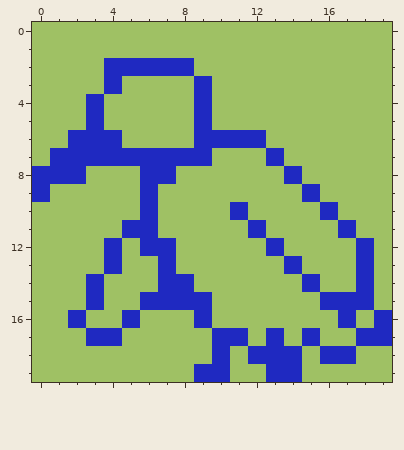
Pixel-art sprite -- ultralight/assets/images/birdStill3.png. The picture above is the old version.
The file is 20x20 pixels.
And afterwards:
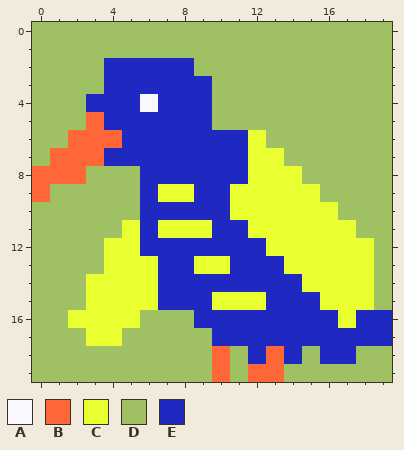
Palette (. is transparent): A #faf7ff  B #ff6638  C #eaff30  D #9fc164  E #1f29c1
Difference:
y 3: x 5..8 DDDD -> EEEE
y 4: x 4..8 DDDDD -> EEAEE
y 5: x 3..8 EDDDDD -> BEEEEE
y 6: x 2..8 EEEDDDD -> BBBEEEE; x 12 E -> C
y 7: x 1..3 EEE -> BBB; x 10..13 DDDE -> EECC
y 8: x 0..2 EEE -> BBB; x 8..14 DDDDDDE -> EEEECCC
y 9: x 0 E -> B; x 7..15 DDDDDDDDE -> CCEECCCCC
y 10: x 7..16 DDDDEDDDDE -> EEEECCCCCC
y 11: x 5 E -> C; x 7..17 DDDDDEDDDDE -> CCCEECCCCCC
y 12: x 4..5 ED -> CC; x 8..18 DDDDDEDDDDE -> EEEEECCCCCC
y 13: x 4..6 EDD -> CCC; x 8..18 DDDDDDEDDDE -> ECCEEECCCCC
y 14: x 3..6 EDDD -> CCCC; x 9..18 DDDDDDEDDE -> EEEEEECCCC
y 15: x 3..6 EDDE -> CCCC; x 10..18 DDDDDDEEE -> CCCEEECCC
y 16: x 2..5 EDDE -> CCCC; x 10..18 DDDDDDDED -> EEEEEEECE
y 17: x 3..4 EE -> CC; x 12 D -> E; x 14 D -> E; x 16..17 DD -> EE
y 18: x 10 E -> B; x 13 E -> B
y 19: x 9..10 EE -> DB; x 12..14 DEE -> BBD
Changed places in both pictures, as pixel boxes (x1, y1, x2, y2):
changed: (32, 76, 374, 382)
